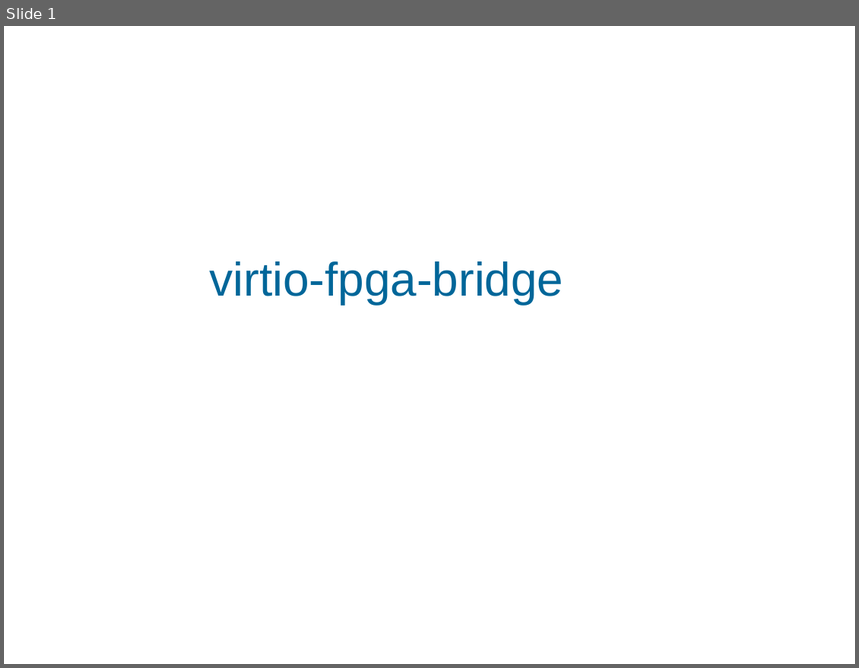
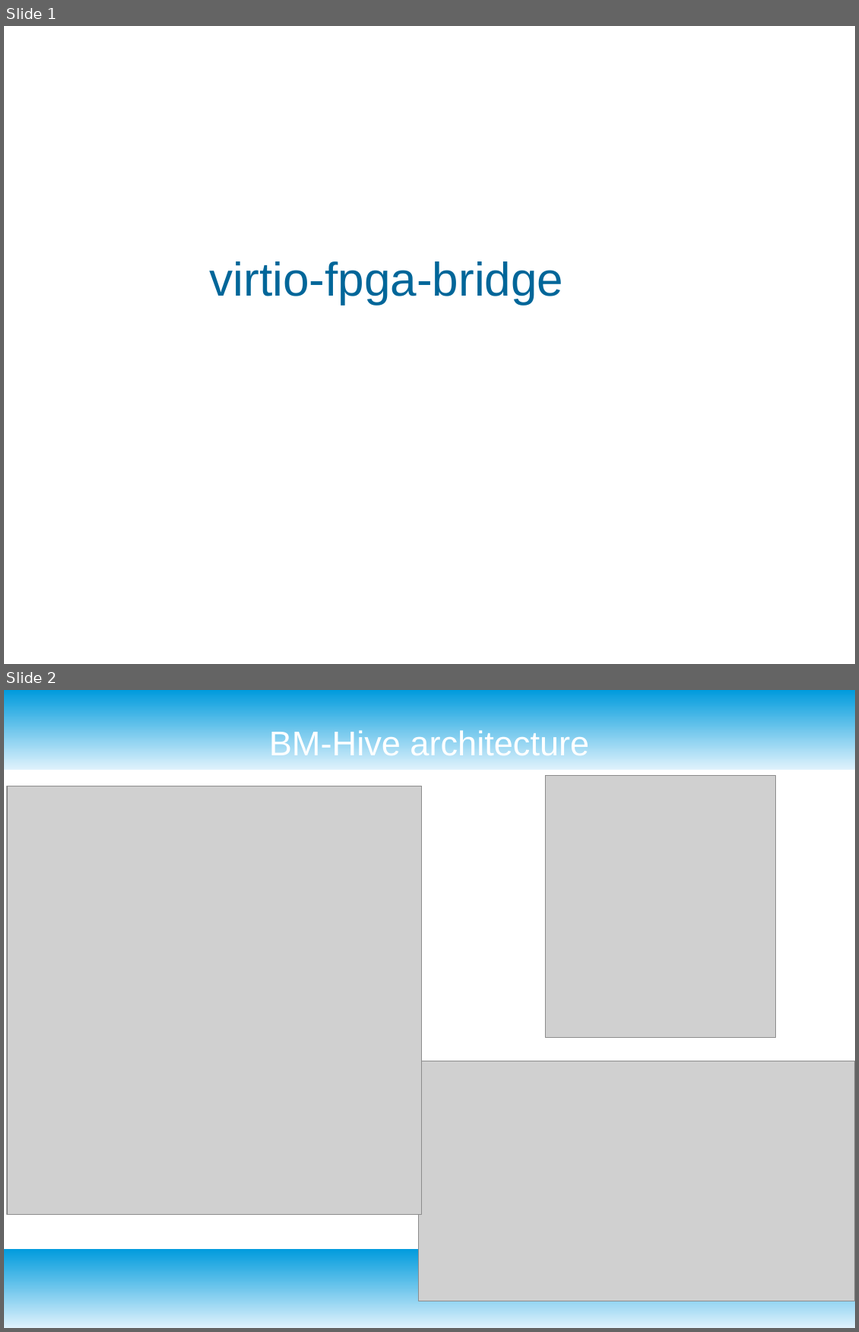
Before and after one commit to RSPwFPGAs/virtio-fpga-bridge, a slide deck: doc/virio-fpga-bridge.odp. Shown one above the other, each under a label of ours: slide 1 before the commit, slides 1 and 2 after it. The pictures are 859x668 and 859x1332 pixels, drawn with LibreOffice and Linux fonts; fonts in the diff are those of the drawing; grey boxes stand for pictures; background and template pictures are left out. Boxes give left, top, right and bottom in pixels: in the first picture for what was removed or moved away, otherwise in the second. Text is boxed around its words. In the diff, an @@ line names an element or a change of style, - is before the commit and + after.

```diff
--- a/doc/virio-fpga-bridge.odp
+++ b/doc/virio-fpga-bridge.odp
@@ slide 2 added at <box>4,690,855,1328</box>, background #FFFFFF @@
@@ rectangle added at <box>4,690,855,770</box>, fill gradient #DFF2FC to #009BDD @@
@@ title added at <box>269,729,589,755</box>, 32 pt, text #FFFFFF @@
+BM-Hive architecture
@@ picture added at <box>545,776,776,1037</box> @@
@@ picture added at <box>7,786,422,1215</box> @@
@@ picture added at <box>419,1062,855,1303</box> @@
@@ rectangle added at <box>4,1249,855,1328</box>, fill gradient #DFF2FC to #009BDD @@
```
Also in this commit, not shown: 4 slides changed, 6 other files.
